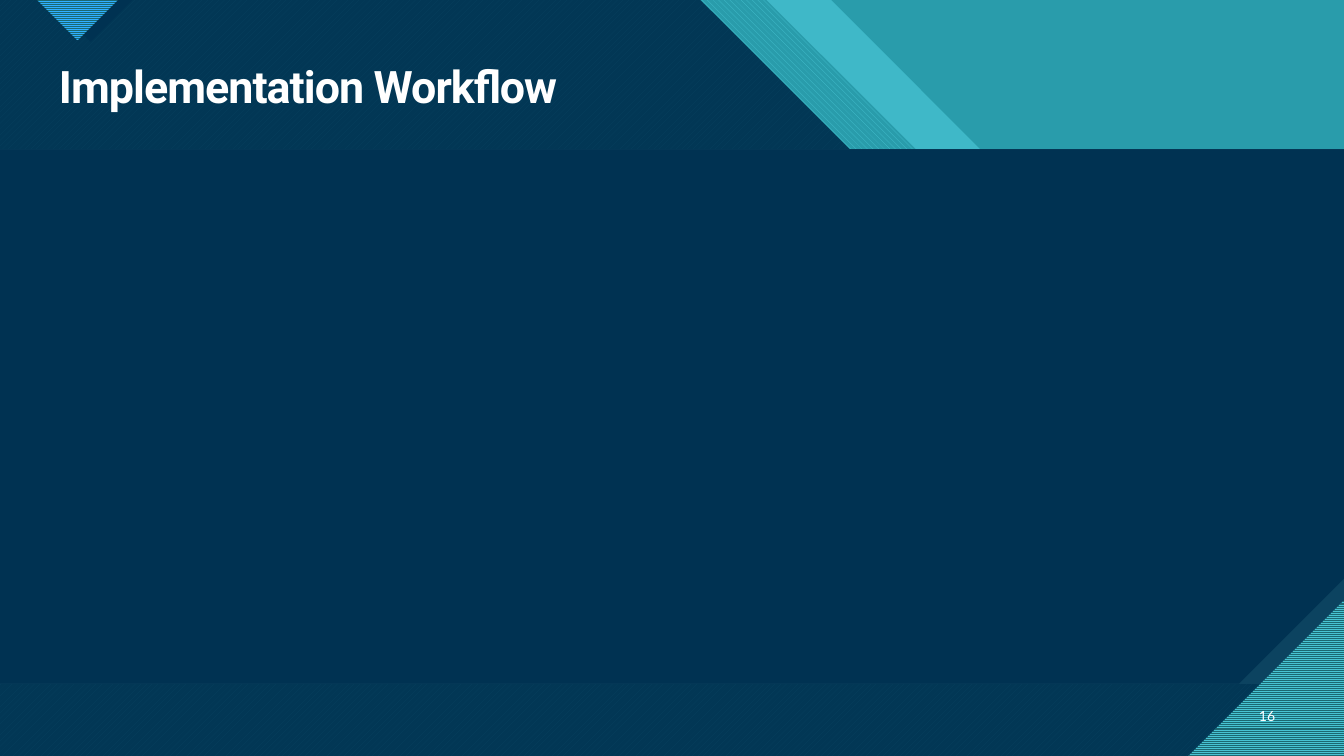
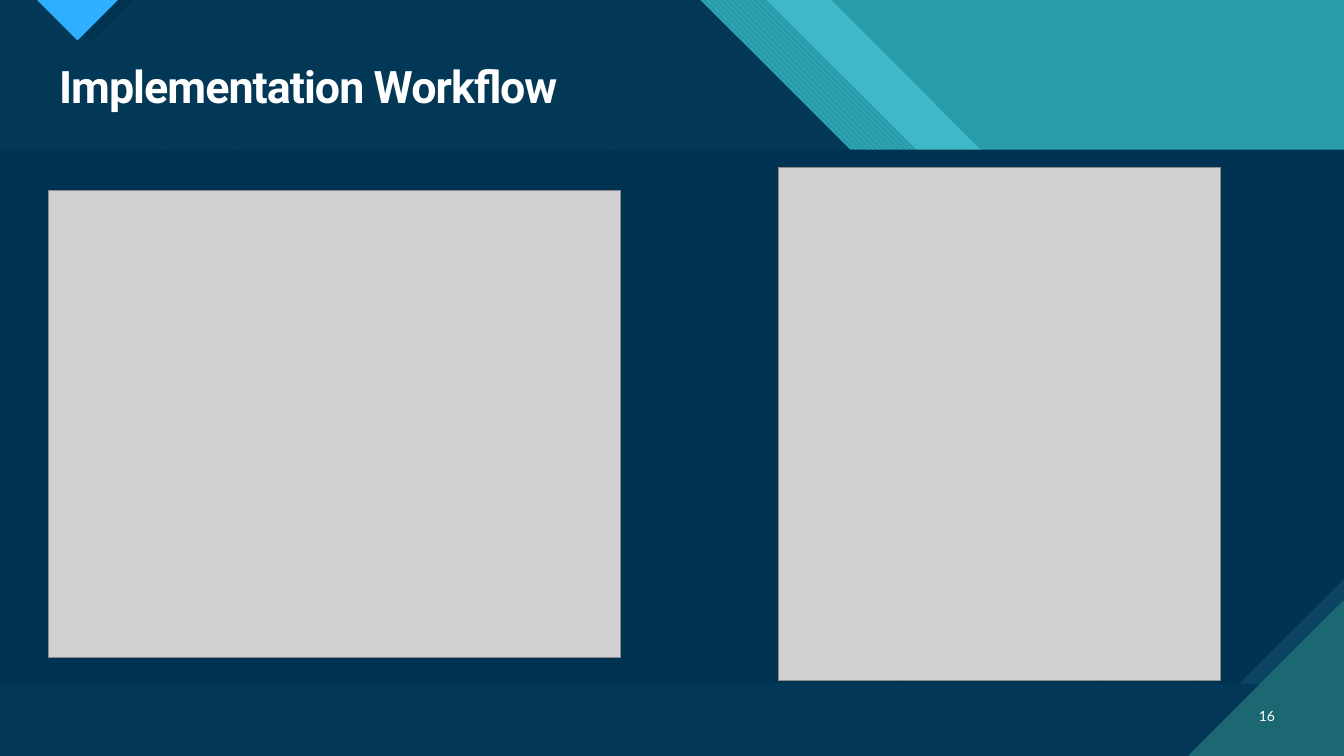
Before and after one commit to JacquelynDeHart/SIMS_CS3321, a slide deck: slide 16 of SE Final SIMS Presentation.pptx. Drawn at 1344x756 pixels with LibreOffice and Linux fonts; fonts in the diff are those of the drawing; grey boxes stand for pictures. Boxes give left, top, right and bottom in pixels: in the first picture for what was removed or moved away, otherwise in the second. Text is boxed around its words. In the diff, an @@ line names an element or a change of style, - is before the commit and + after.

```diff
--- a/SE Final SIMS Presentation.pptx
+++ b/SE Final SIMS Presentation.pptx
@@ freeform shape at (x1=0, y1=0, x2=1344, y2=756): outline redrawn @@
@@ freeform shape at (x1=0, y1=0, x2=1344, y2=756): outline redrawn @@
@@ picture added at (x1=778, y1=167, x2=1220, y2=682) @@
@@ picture added at (x1=48, y1=191, x2=620, y2=657) @@
```
Also in this commit, not shown: 18 other slides changed.
